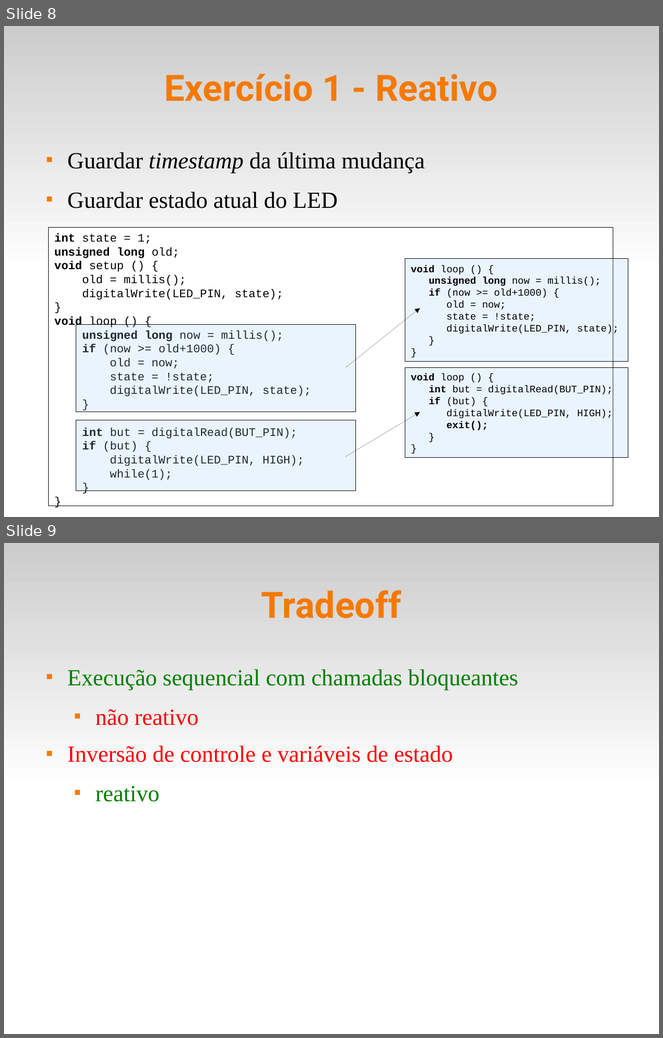
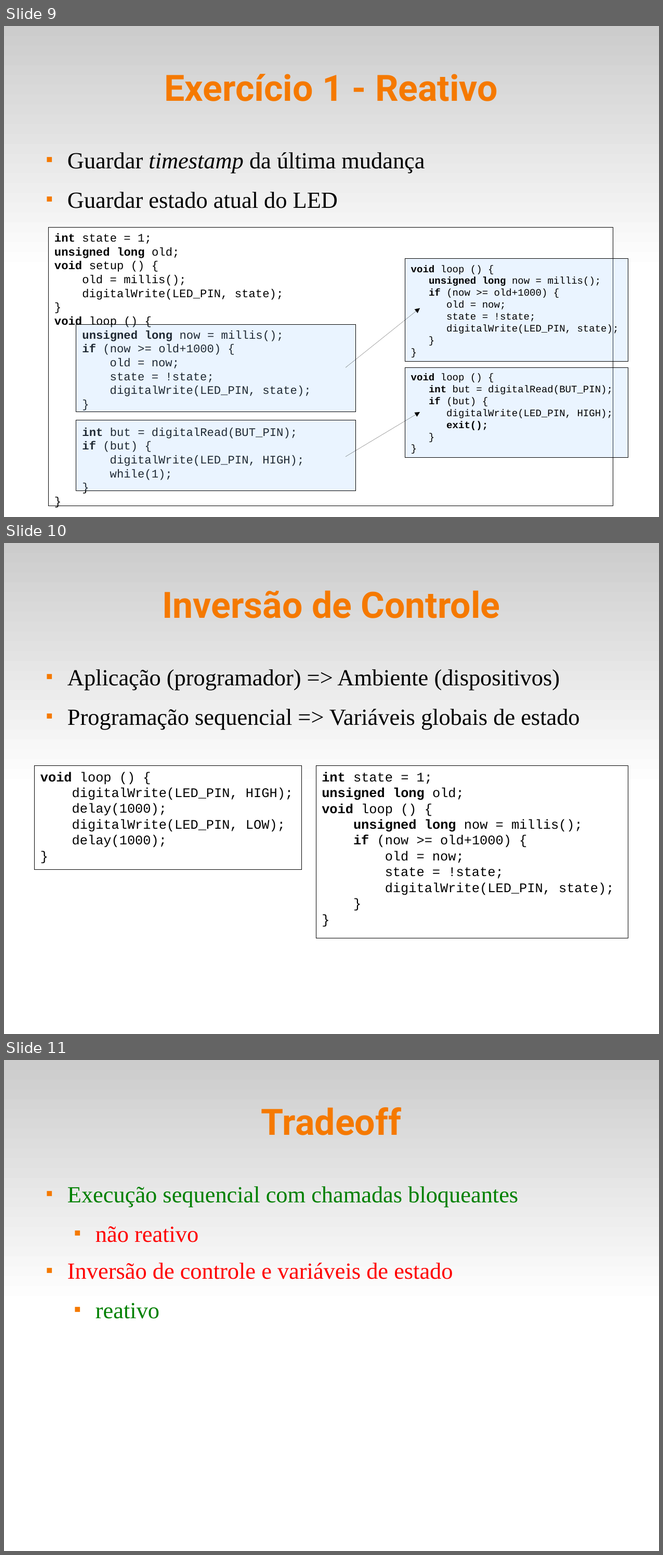
Before and after one commit to fsantanna-uerj/reativos, a slide deck: slides/02_arduino.odp. Shown one above the other, each under a label of ours: slides 8 and 9 before the commit, slides 9, 10 and 11 after it. The pictures are 663x1038 and 663x1555 pixels, drawn with LibreOffice and Linux fonts; fonts in the diff are those of the drawing. Boxes give left, top, right and bottom in pixels: in the first picture for what was removed or moved away, otherwise in the second. Text is boxed around its words. In the diff, an @@ line names an element or a change of style, - is before the commit and + after.

```diff
--- a/slides/02_arduino.odp
+++ b/slides/02_arduino.odp
@@ slide 10 added at bbox=[4, 543, 659, 1034], background #FFFFFF; not listed: 1 template element that a slide beside it also shows @@
@@ title added at bbox=[162, 590, 501, 618], 44 pt, text #F57900, bold @@
+Inversão de Controle
@@ text added at bbox=[67, 669, 580, 730], 28 pt, text #000000 @@
+■ Aplicação (programador) => Ambiente (dispositivos)
+■ Programação sequencial => Variáveis globais de estado
@@ rectangle added at bbox=[34, 766, 302, 870], fill #FFFFFF, outline #000000 0 pt, 16 pt, text #000000 @@
+void loop () {
+digitalWrite(LED_PIN, HIGH);
+delay(1000);
+digitalWrite(LED_PIN, LOW);
+delay(1000);
+}
@@ rectangle added at bbox=[316, 766, 629, 939], fill #FFFFFF, outline #000000 0 pt, 16 pt, text #000000 @@
+int state = 1;
+unsigned long old;
+void loop () {
+unsigned long now = millis();
+if (now >= old+1000) {
+old = now;
+state = !state;
+digitalWrite(LED_PIN, state);
+}
+}
@@ what was slide 8 is now slide 9 @@
@@ what was slide 9 is now slide 11 @@
```
Also in this commit, not shown: 2 slides changed, 1 other slide added, 7 other files.
